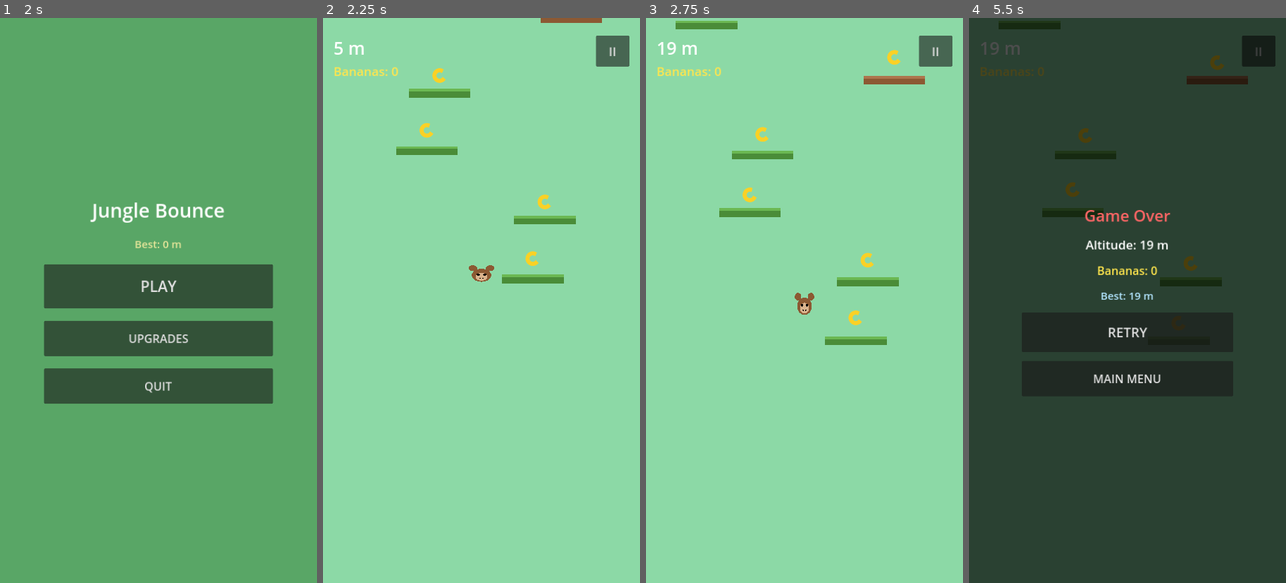
Above: before the commit, frames 1-4 (left to right).
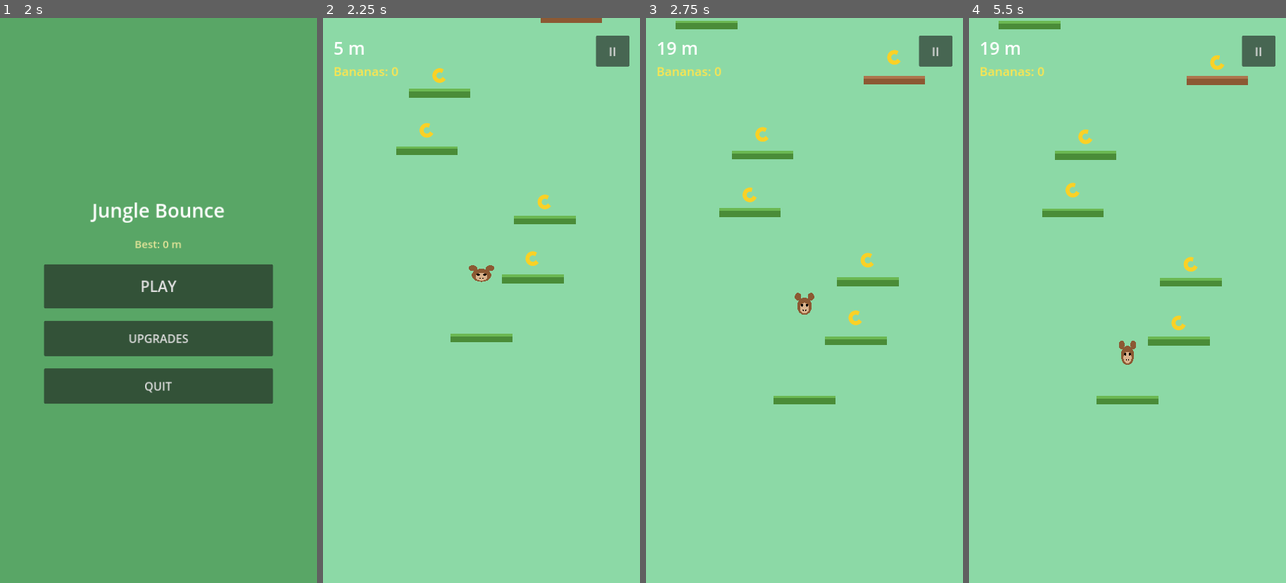
Above: after the commit, the same moments.

Repository: yeoshuag/jungle-bounce-monkey-advanture
Game: Godot game, scene res://scenes/Splash.tscn
Two runs of this game, one before a commit and one after it. Both use one fixed random seed, a clock stepped at 60 frames per second and the inputs below.
Inputs (mouse positions are in pixels of both pictures, inside the frame that each line leads up to):
- Up to frame 1 (2 s): tap Enter at 0.5 s; move the mouse to (228, 272) at 0.52 s; click (228, 272) at 0.67 s; tap Space at 1.25 s; drag from (95, 328) to (142, 413) at 1.27 s
- Up to frame 2 (2.25 s): click "PLAY" at 2 s
- Up to frame 3 (2.75 s): no input
- Up to frame 4 (5.5 s): click "II" at 2.75 s; click "RESUME" at 3.5 s; click "II" at 4.25 s; click "RESUME" at 5 s

Frame 1 is identical in both runs. In frame 2, 0.3% of the frame differs, in the area x 40-60%, y 55-58%; in frame 3, 0.3%; in frame 4, 100%, in the area x 0-100%, y 0-100%.

Commit message:
Guarantee a starting platform under the player; shrink crusher walls
_spawn_initial only ever placed platforms above start_y, so a run could
begin with nothing reachable below the player if the first random
platform was missed, looking like an instant fall. Now always spawns one
normal platform directly beneath the player's start position first.

Also shrink CrusherWallArm (width 50->38, height 200->140) per feedback
that the walls felt too big; CrusherHazard now derives its wall-thickness
constant from CrusherWallArm.WIDTH instead of duplicating it so the two
can't drift out of sync again.

Diff:
--- a/scenes/world/PlatformGenerator.gd
+++ b/scenes/world/PlatformGenerator.gd
@@ -96,11 +96,17 @@
 	active_crushers.clear()
 
 func _spawn_initial(start_y: float) -> void:
+	_spawn_starting_platform(start_y)
 	var y: float = start_y
 	for i in range(INITIAL_ROWS):
 		y -= randf_range(MIN_GAP, MAX_GAP)
 		_spawn_platform_row(y)
 	highest_spawned_y = y
+
+func _spawn_starting_platform(start_y: float) -> void:
+	var plat: PlatformBase = _get_from_pool("normal")
+	plat.activate(Vector2(screen_width / 2.0, start_y + 30.0))
+	active_platforms.append(plat)
 
 func _get_from_pool(key: String) -> PlatformBase:
 	for p: PlatformBase in pools[key]:
--- a/scenes/world/hazards/CrusherHazard.gd
+++ b/scenes/world/hazards/CrusherHazard.gd
@@ -8,7 +8,7 @@
 const RETRACT_TIME := 0.6
 const RETRACTED_HOLD_TIME := 1.2
 const GAP_HALF_WIDTH := 70.0
-const WALL_THICKNESS := 50.0
+const WALL_THICKNESS := CrusherWallArm.WIDTH
 
 var active: bool = false
 var state: int = State.RETRACTED
--- a/scenes/world/hazards/CrusherHazard.tscn
+++ b/scenes/world/hazards/CrusherHazard.tscn
@@ -4,7 +4,7 @@
 [ext_resource type="Script" path="res://scenes/world/hazards/CrusherWallArm.gd" id="2"]
 
 [sub_resource type="RectangleShape2D" id="1"]
-size = Vector2(50, 200)
+size = Vector2(38, 140)
 
 [node name="CrusherHazard" type="Node2D"]
 script = ExtResource("1")
--- a/scenes/world/hazards/CrusherWallArm.gd
+++ b/scenes/world/hazards/CrusherWallArm.gd
@@ -3,9 +3,9 @@
 
 @export var spike_direction: int = 1
 
-const WIDTH := 50.0
-const HEIGHT := 200.0
-const SPIKE_LENGTH := 16.0
+const WIDTH := 38.0
+const HEIGHT := 140.0
+const SPIKE_LENGTH := 12.0
 
 func _ready() -> void:
 	add_to_group("hazard")
@@ -13,13 +13,15 @@
 func _draw() -> void:
 	draw_rect(Rect2(-WIDTH / 2.0, -HEIGHT / 2.0, WIDTH, HEIGHT), Color(0.4, 0.42, 0.45), true)
 	var spike_count := 4
+	var segment: float = HEIGHT / spike_count
+	var spike_half_height: float = segment * 0.4
 	var edge_x: float = (WIDTH / 2.0) * spike_direction
 	var tip_x: float = edge_x + SPIKE_LENGTH * spike_direction
 	for i in range(spike_count):
-		var y: float = -HEIGHT / 2.0 + HEIGHT * (i + 0.5) / spike_count
+		var y: float = -HEIGHT / 2.0 + segment * (i + 0.5)
 		var pts := PackedVector2Array([
-			Vector2(edge_x, y - 14),
+			Vector2(edge_x, y - spike_half_height),
 			Vector2(tip_x, y),
-			Vector2(edge_x, y + 14),
+			Vector2(edge_x, y + spike_half_height),
 		])
 		draw_colored_polygon(pts, Color(0.75, 0.15, 0.15))
Not shown, changed: TESTING.md
